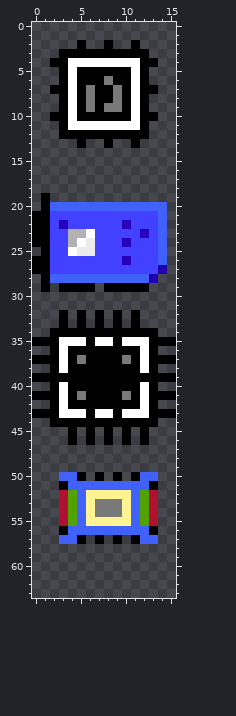
Two states of a pixel-art sprite, data/chips.png. The picture above was drawn from the file before the commit.
The file is 64x256 pixels, drawn in blocks of 4x4; one block is one cell here.
The result:
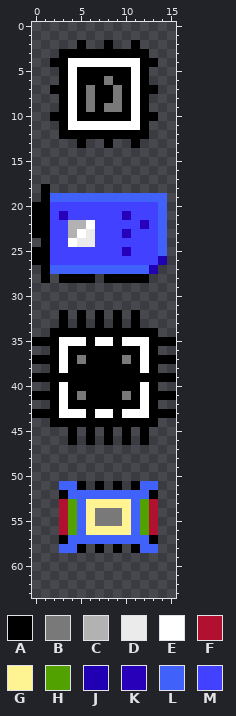
Palette (. is transparent): A #000000  B #797979  C #b2b2b2  D #ebebeb  E #ffffff  F #b21030  G #fff392  H #51a200  J #2000b2  K #2800ba  L #4161fb  M #4141ff
Edits made:
y 18: x 1 . -> A
y 19: x 2..14 ............. -> LLLLLLLLLLLLL
y 20: x 0 . -> A; x 2..13 LLLLLLLLLLLL -> MMMMMMMMMMMM
y 21: x 3 M -> K; x 10 M -> K
y 22: x 3..6 KMMM -> MCCE; x 10 K -> M; x 12 M -> K
y 23: x 5..6 CE -> ED; x 10 M -> K; x 12 K -> M
y 24: x 0 A -> .; x 4..5 CE -> ED; x 10 K -> M
y 25: x 0 . -> A; x 4..6 EDD -> MMM; x 10 M -> K
y 26: x 10 K -> M; x 14 L -> J
y 27: x 0 A -> .; x 2..14 MMMMMMMMMMMMJ -> LLLLLLLLLLLJ.
y 28: x 2..13 LLLLLLLLLLLJ -> .AAAA.AAAAA.
y 29: x 1 A -> .; x 3..6 AAAA -> ....; x 8..12 AAAAA -> .....
y 50: x 3..5 LLA -> ...; x 7 A -> .; x 9 A -> .; x 11..13 ALL -> ...
y 51: x 3 A -> L; x 5..11 LLLLLLL -> A.A.A.A; x 13 A -> L
y 52: x 3..4 FH -> AL; x 6..10 GGGGG -> LLLLL; x 12..13 HF -> LA
y 53: x 7..9 BBB -> GGG
y 55: x 7..9 GGG -> BBB
y 56: x 3..4 AL -> FH; x 6..10 LLLLL -> GGGGG; x 12..13 LA -> HF
y 57: x 3 L -> A; x 5..11 A.A.A.A -> LLLLLLL; x 13 L -> A
y 58: x 3..5 ... -> LLA; x 7 . -> A; x 9 . -> A; x 11..13 ... -> ALL
